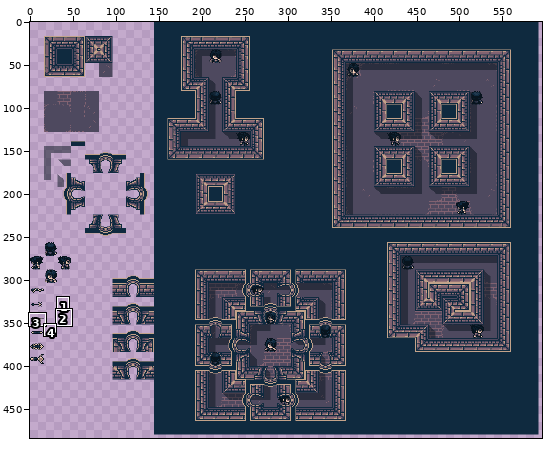
Pixel-art file -- Assets/Sprites/Environment/EnvironmentSketchpad.aseprite. Above, an overview of the earlier version with the close-up marked.
Close-up. Before the edit:
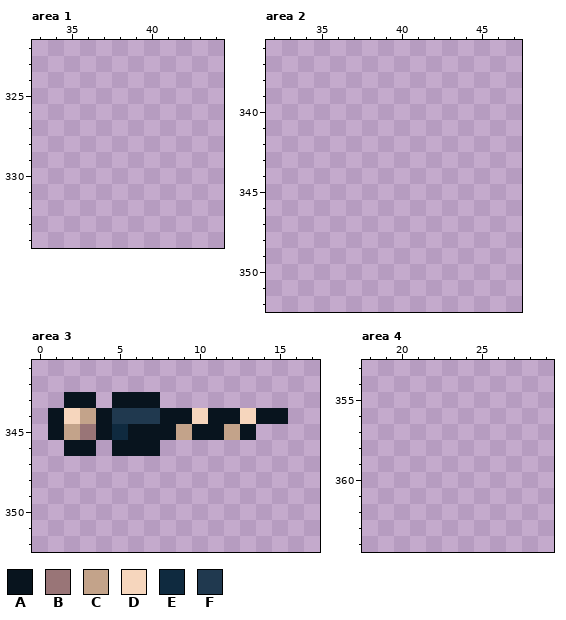
600x600 pixels, 1 frame. Shown: area 1: x 33..44, y 322..334; area 2: x 32..47, y 336..352; area 3: x 0..17, y 341..352; area 4: x 18..29, y 353..364. The wide view leaves out empty margins. The commit also changed other parts of the picture, which this record leaves out.
Visible layers, top first: "DungeonDoors", "ShadowTiles" opacity 50%, "Alex", "Items", "DungeonTiles".
Palette (. is transparent): A #08141e  B #997577  C #c3a38a  D #f6d6bd  E #0f2a3f  F #20394f
Pixels before, area 3, first column x 1:
343 .AA.AAA........
344 ADCAFFFAADAADAA
345 ACBAEAAACAACA..
346 .AA.AAA........
New version:
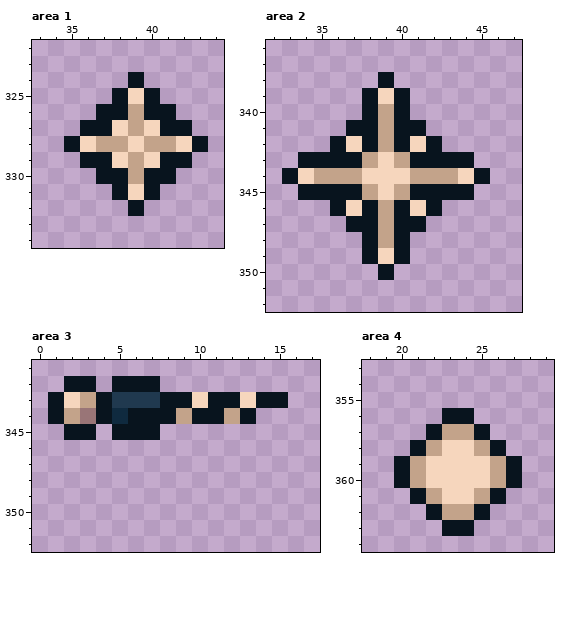
Commit message: Added Effects Sheet / Updated Items Sheet Centred all sprites where possible.
Change:
layer "Effects" added
Area 1, layer "Effects":
y 324: x 39 . -> A
y 325: x 38..40 ... -> ADA
y 326: x 37..41 ..... -> AACAA
y 327: x 36..42 ....... -> AADCDAA
y 328: x 35..43 ......... -> ADCCDCCDA
y 329: x 36..42 ....... -> AADCDAA
y 330: x 37..41 ..... -> AACAA
y 331: x 38..40 ... -> ADA
y 332: x 39 . -> A
Area 2, layer "Effects":
y 338: x 39 . -> A
y 339: x 38..40 ... -> ADA
y 340: x 38..40 ... -> ACA
y 341: x 37..41 ..... -> AACAA
y 342: x 36..42 ....... -> ADACADA
y 343: x 34..44 ........... -> AAAACDCAAAA
y 344: x 33..45 ............. -> ADCCCDDDCCCDA
y 345: x 34..44 ........... -> AAAACDCAAAA
y 346: x 36..42 ....... -> ADACADA
y 347: x 37..41 ..... -> AACAA
y 348: x 38..40 ... -> ACA
y 349: x 38..40 ... -> ADA
y 350: x 39 . -> A
Area 3, layer "Items":
y 342: x 2..3 .. -> AA; x 5..7 ... -> AAA
y 343: x 1..15 .AA.AAA........ -> ADCAFFFAADAADAA
y 344: x 2..3 DC -> CB; x 5..7 FFF -> EAA; x 9..10 AD -> CA; x 12..15 ADAA -> CA..
y 345: x 1..5 ACBAE -> .AA.A; x 8..13 ACAACA -> ......
y 346: x 2..3 AA -> ..; x 5..7 AAA -> ...
Area 4, layer "Effects":
y 356: x 23..24 .. -> AA
y 357: x 22..25 .... -> ACCA
y 358: x 21..26 ...... -> ACDDCA
y 359..360: x 20..27 ........ -> ACDDDDCA
y 361: x 21..26 ...... -> ACDDCA
y 362: x 22..25 .... -> ACCA
y 363: x 23..24 .. -> AA
